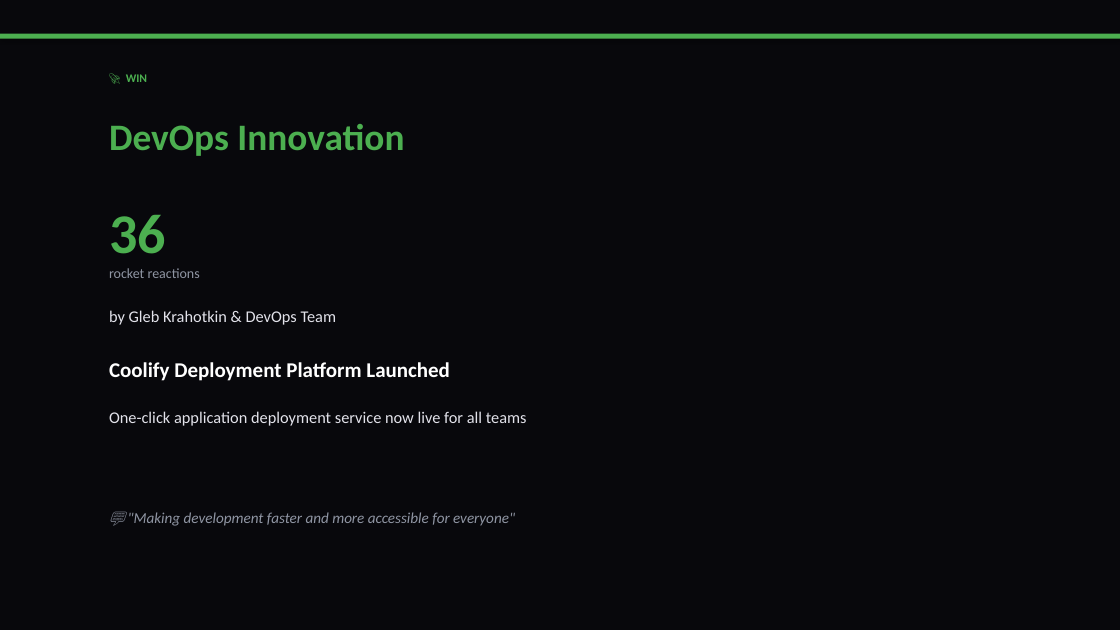
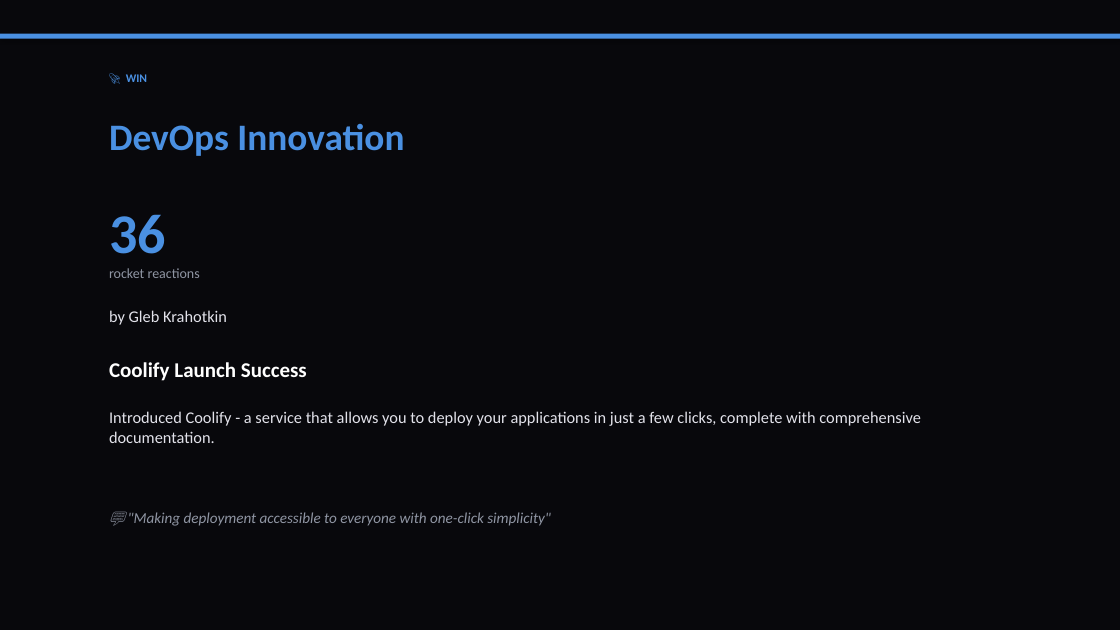
Before and after one commit to liliyagarifullina-maker/appodeal-pulse, a slide deck: slide 3 of data/archive/pulse_2026-03-12.pptx. Drawn at 1120x630 pixels with LibreOffice and Linux fonts; fonts in the diff are those of the drawing. Boxes give left, top, right and bottom in pixels: in the first picture for what was removed or moved away, otherwise in the second. Text is boxed around its words. In the diff, an @@ line names an element or a change of style, - is before the commit and + after.

```diff
--- a/data/archive/pulse_2026-03-12.pptx
+++ b/data/archive/pulse_2026-03-12.pptx
@@ rectangle at (x1=0, y1=34, x2=1120, y2=39): fill #4CAF50 to #4A90E2 @@
@@ text colour #4CAF50 to #4A90E2 in 3 elements at (x1=126, y1=74, x2=147, y2=82), (x1=109, y1=124, x2=404, y2=156), (x1=109, y1=214, x2=166, y2=254) @@
@@ text at (x1=109, y1=310, x2=227, y2=325): text changed @@
-by Gleb Krahotkin & DevOps Team
+by Gleb Krahotkin
@@ text at (x1=109, y1=362, x2=307, y2=381): text changed @@
-Coolify Deployment Platform Launched
+Coolify Launch Success
@@ text at (x1=109, y1=411, x2=920, y2=443): text changed @@
-One-click application deployment service now live for all teams
+Introduced Coolify - a service that allows you to deploy your applications in just a few clicks, complete with comprehensive documentation.
@@ text at (x1=128, y1=512, x2=551, y2=526): text changed @@
-💬 "Making development faster and more accessible for everyone"
+💬 "Making deployment accessible to everyone with one-click simplicity"
```
Also in this commit, not shown: 11 other slides changed, 5 slides added, 4 slides removed, 2 other files.
